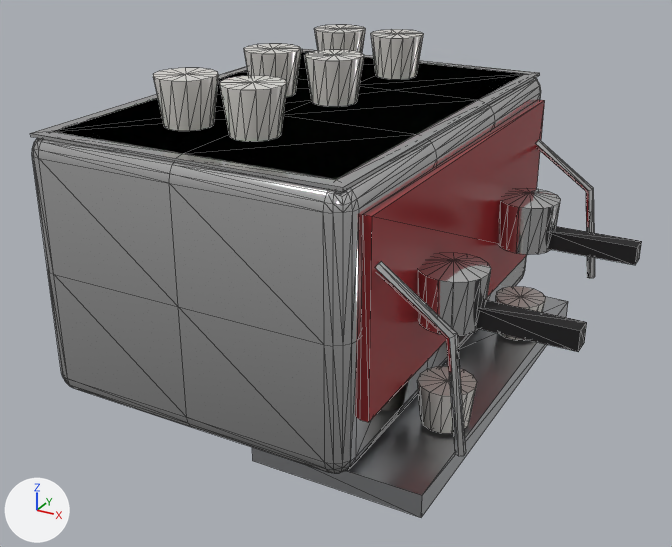
One commit to the glTF model www/models/espresso_machine.glb: the scene before it, then after it.
One viewpoint serves both versions: a 50 mm camera at (0.714, -1.239, 0.772) aimed at (0.067, -0.062, 0.183). The axes (+X, +Y, +Z) are drawn at lower left. The lights are the same throughout. The picture after the commit comes second. Mesh edges are drawn as thin lines. Vertices at exactly the same position are counted once.

The older version as bpy lines, for what is in view:
```python
me_cup_lod0_006 = bpy.data.meshes.new('Cup_LOD0.006')
me_cup_lod0_006.from_pydata(...)  # a 14-sided cut cone along z (radius 0.035 at the low end, 0.045 at the high end) spanning x -0.125..-0.035, y 0.1761..0.2639, z 0.44..0.51
me_cup_lod0_006.materials.append(mat_ceramic)  # white #e7e5df
me_rail_lod0 = bpy.data.meshes.new('Rail_LOD0')
me_rail_lod0.from_pydata(...)  # a box spanning x -0.24..0.24, y -0.36..0.36, z 0.435..0.44
me_rail_lod0.materials.append(mat_chrome)  # white #e7e7e7
me_tray_lod0 = bpy.data.meshes.new('Tray_LOD0')
me_tray_lod0.from_pydata(...)  # a box spanning x 0.08..0.34, y -0.33..0.33, z 0.0..0.035
me_tray_lod0.materials.append(mat_steel)  # light grey #c4c5c8
ob_cup_lod0_006 = bpy.data.objects.new('Cup_LOD0.006', me_cup_lod0_006)
ob_cup_lod0_006.location = (0.0, 0.0, 0.0)
ob_rail_lod0 = bpy.data.objects.new('Rail_LOD0', me_rail_lod0)
ob_rail_lod0.location = (0.0, 0.0, 0.0)
ob_tray_lod0 = bpy.data.objects.new('Tray_LOD0', me_tray_lod0)
ob_tray_lod0.location = (0.0, 0.0, 0.0)
# also in view: 'Wand_LOD0' at (0.321, -0.31, 0.217); 'Cup_LOD0.004' at (-0.08, 0.0, 0.475); 'Handle_LOD0.001' at (0.405, 0.16, 0.22); 'Cup_LOD0.007' at (0.03, 0.22, 0.475); 'Handle_LOD0' at (0.405, -0.16, 0.22)
```
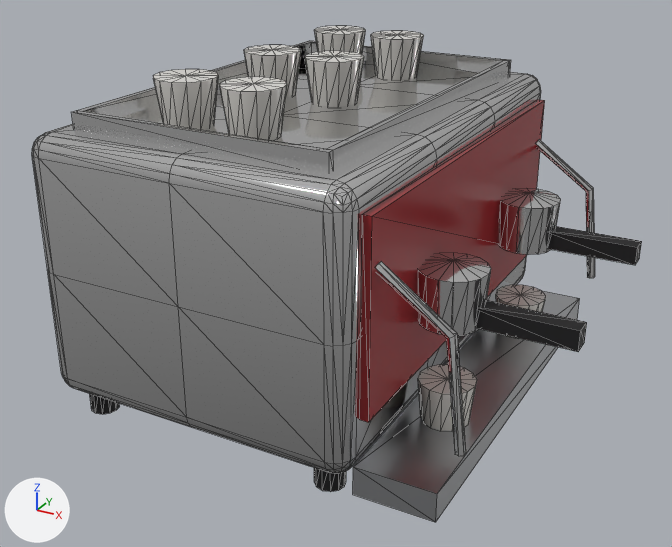
Pixel boxes (x1, y1, x2, y2) of what changed, in the pictures (672 x 547 px):
'Tray_LOD0', moved, rescaled (28% narrower)
    before: (252, 296, 568, 517)
    after: (353, 291, 580, 522)
'Rail_LOD0', moved, rescaled (49% narrower, 55% shorter)
    before: (30, 49, 540, 191)
    after: (72, 110, 334, 173)
'Rail_LOD0.003', added
    after: (327, 60, 509, 170)
'Rail_LOD0.002', added
    after: (77, 41, 312, 117)
'Rail_LOD0.001', added
    after: (310, 41, 511, 75)
'Foot_LOD0.002', added (black)
    after: (314, 468, 346, 492)
'Foot_LOD0', added
    after: (90, 394, 120, 414)

The change in detail:
me_rail_lod0 is used by ob_rail_lod0; location (0.0, 0.0, 0.0).
me_rail_lod0 had 8 vertices, 12 faces and spanned x -0.24..0.24, y -0.36..0.36, z 0.435..0.44.
me_rail_lod0 now has 8 vertices, 12 faces and spans x -0.2..0.2, y -0.32..-0.31, z 0.435..0.465.
me_rail_lod0 part 1: the whole mesh is scaled about its middle by (0.833, 0.0139, 6), then moved by (0.0, -0.315, 0.013).
me_tray_lod0 is used by ob_tray_lod0; location (0.0, 0.0, 0.0).
me_tray_lod0 had 8 vertices, 12 faces and spanned x 0.08..0.34, y -0.33..0.33, z 0.0..0.035.
me_tray_lod0 now has 8 vertices, 12 faces and spans x 0.24..0.36, y -0.33..0.33, z 0.0..0.045.
me_tray_lod0 part 2: the whole mesh is scaled about its middle by (0.462, 1, 1.29), then moved by (0.09, 0.0, 0.005).
Mesh me_rail_lod0_003 is new.
It is a box spanning x 0.19..0.2, y -0.31..0.31, z 0.435..0.465.
It uses material mat_chrome (white #e7e7e7).
Mesh me_rail_lod0_002 is new.
It is a box spanning x -0.2..-0.19, y -0.31..0.31, z 0.435..0.465.
It uses material mat_chrome (white #e7e7e7).
Mesh me_rail_lod0_001 is new.
It is a box spanning x -0.2..0.2, y 0.31..0.32, z 0.435..0.465.
It uses material mat_chrome (white #e7e7e7).
Mesh me_foot_lod0_002 is new.
It is a 12-sided cylinder along z spanning x 0.178..0.222, y -0.342..-0.298, z 0.0..0.05.
It uses material mat_paint_black (black #121214).
Mesh me_foot_lod0 is new.
It is a 12-sided cylinder along z spanning x -0.222..-0.178, y -0.342..-0.298, z 0.0..0.05.
It uses material mat_paint_black (black #121214).
Object 'Rail_LOD0.003' (ob_rail_lod0_003) is new; it shows me_rail_lod0_003.
Its location is (0.0, 0.0, 0.0).
Object 'Rail_LOD0.002' (ob_rail_lod0_002) is new; it shows me_rail_lod0_002.
Its location is (0.0, 0.0, 0.0).
Object 'Rail_LOD0.001' (ob_rail_lod0_001) is new; it shows me_rail_lod0_001.
Its location is (0.0, 0.0, 0.0).
Object 'Foot_LOD0.002' (ob_foot_lod0_002) is new; it shows me_foot_lod0_002.
Its location is (0.0, 0.0, 0.0).
Object 'Foot_LOD0' (ob_foot_lod0) is new; it shows me_foot_lod0.
Its location is (0.0, 0.0, 0.0).
